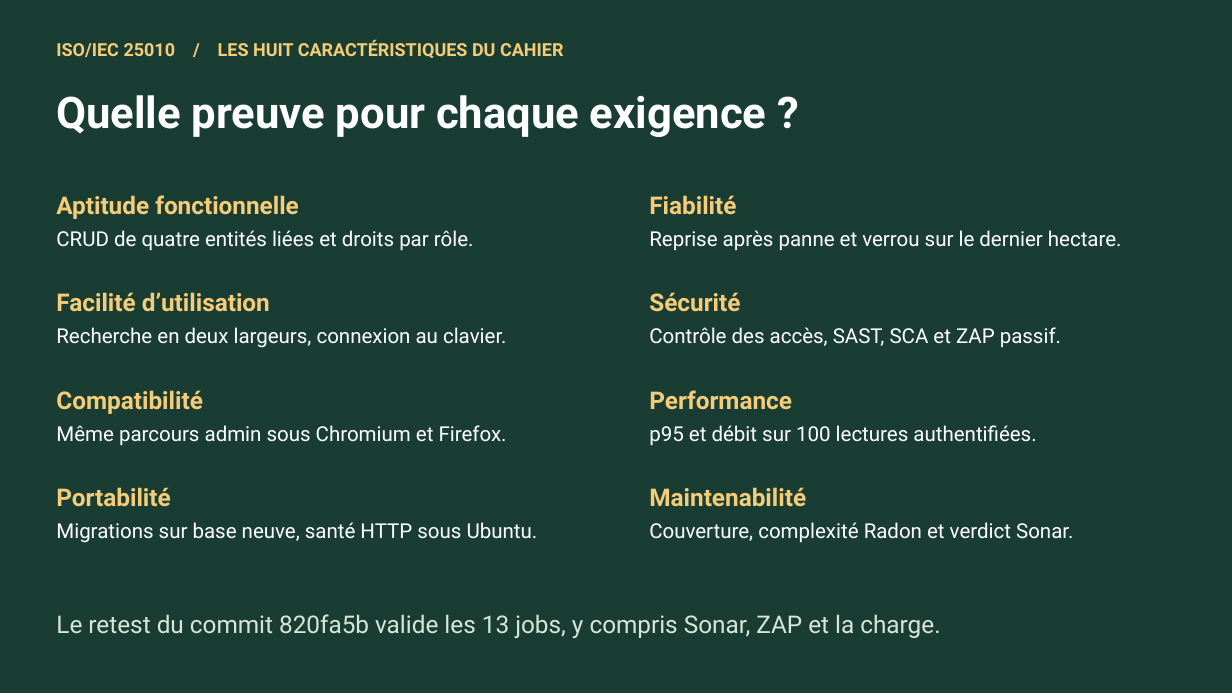
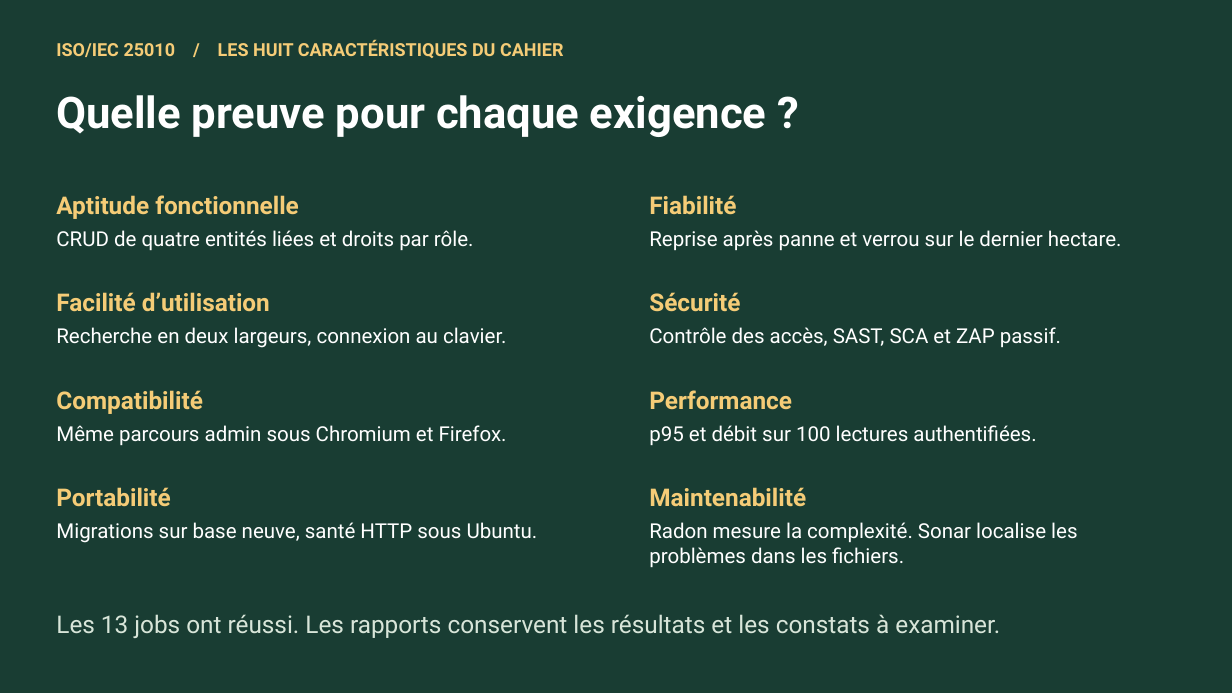
Before and after one commit to WasMas/Farm_App, a slide deck: slide 10 of docs/quality/Fieldbook-Soutenance.pptx (slide 9 before the commit). Drawn at 1232x693 pixels with LibreOffice and Linux fonts; fonts in the diff are those of the drawing. Boxes give left, top, right and bottom in pixels: in the first picture for what was removed or moved away, otherwise in the second. Text is boxed around its words. In the diff, an @@ line names an element or a change of style, - is before the commit and + after.

Commit message:
Present test examples, recorded Sonar issues and the full pipeline walkthrough

```diff
--- a/docs/quality/Fieldbook-Soutenance.pptx
+++ b/docs/quality/Fieldbook-Soutenance.pptx
@@ text at (x1=649, y1=522, x2=1077, y2=567): text changed @@
-Couverture, complexité Radon et verdict Sonar.
+Radon mesure la complexité. Sonar localise les problèmes dans les fichiers.
@@ text at (x1=56, y1=614, x2=1000, y2=638): text changed @@
-Le retest du commit 820fa5b valide les 13 jobs, y compris Sonar, ZAP et la charge.
+Les 13 jobs ont réussi. Les rapports conservent les résultats et les constats à examiner.
```
Also in this commit, not shown: 3 other slides changed, 2 slides added, 1 slide removed, 2 other files.
